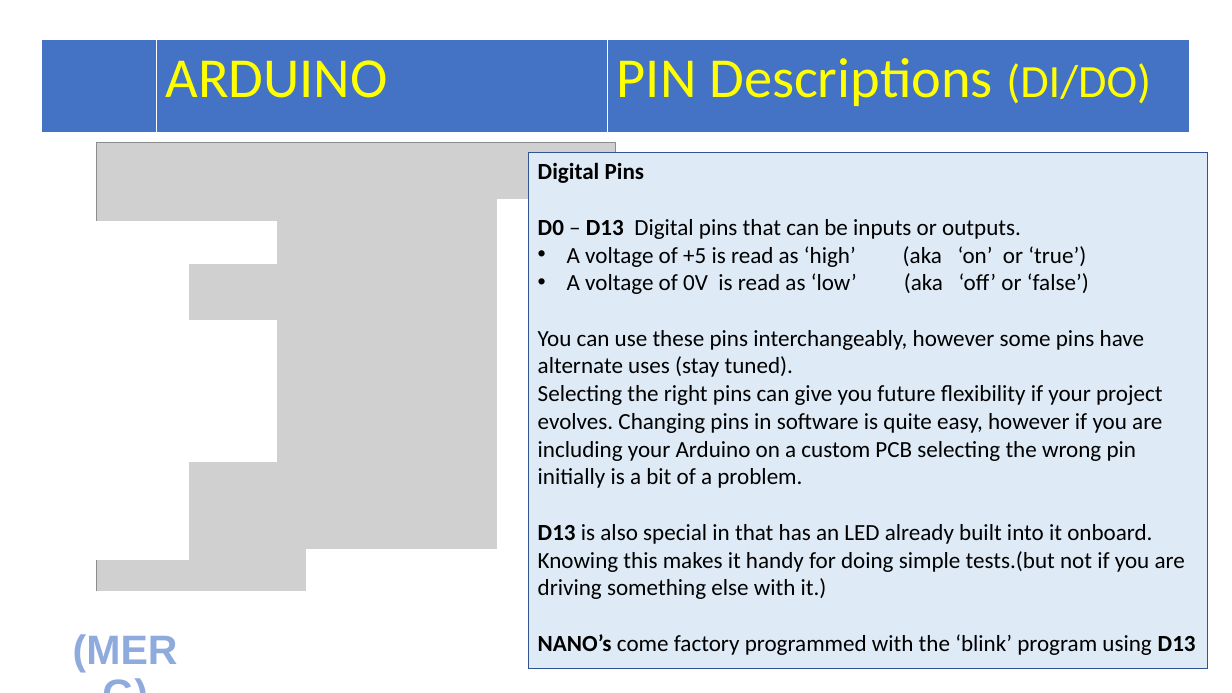
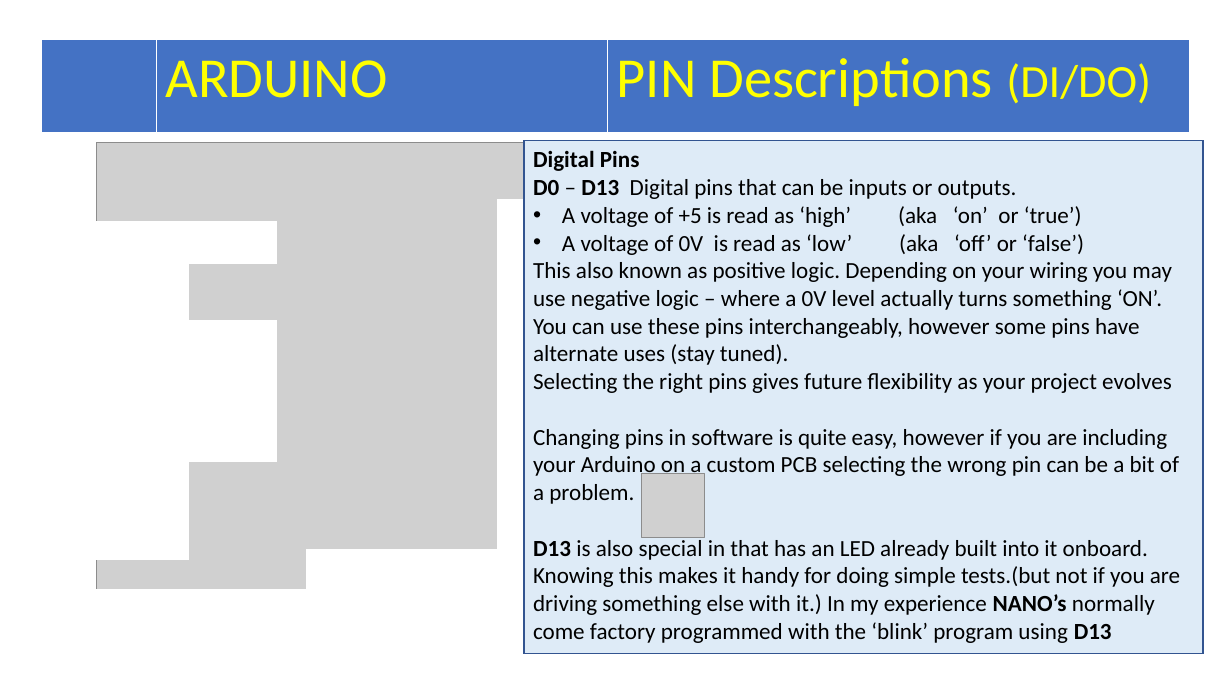
Before and after one commit to Alan-Lomax/MERG-SIG-Presentations, a slide deck: slide 8 of Arduino IO Compendium.pptx. Drawn at 1232x693 pixels with LibreOffice and Linux fonts; fonts in the diff are those of the drawing; grey boxes stand for pictures. Boxes give left, top, right and bottom in pixels: in the first picture for what was removed or moved away, otherwise in the second. Text is boxed around its words. In the diff, an @@ line names an element or a change of style, - is before the commit and + after.

Commit message:
Update Arduino IO Compendium.pptx
Including all of Sven's feedback.
Still to do: Servo testing

```diff
--- a/Arduino IO Compendium.pptx
+++ b/Arduino IO Compendium.pptx
@@ rectangle "Digital Pins": place and size @@
-rectangle "Digital Pins" at <box>529,152,1208,669</box>
+rectangle "Digital Pins" at <box>524,140,1203,653</box>
@@ text in rectangle at <box>533,262,1172,310</box>: paragraph added @@
+This also known as positive logic. Depending on your wiring you may use negative logic – where a 0V level actually turns something ‘ON’.
@@ text in rectangle at <box>533,373,1180,643</box>: text changed @@
-Selecting the right pins can give you future flexibility if your project evolves. Changing pins in software is quite easy, however if you are including your Arduino on a custom PCB selecting the wrong pin initially is a bit of a problem.
-D13 is also special in that has an LED already built into it onboard. Knowing this makes it handy for doing simple tests.(but not if you are driving something else with it.)
-NANO’s come factory programmed with the ‘blink’ program using D13
+Selecting the right pins gives future flexibility as your project evolves
+Changing pins in software is quite easy, however if you are including your Arduino on a custom PCB selecting the wrong pin can be a bit of a problem.
+D13 is also special in that has an LED already built into it onboard. Knowing this makes it handy for doing simple tests.(but not if you are driving something else with it.) In my experience NANO’s normally come factory programmed with the ‘blink’ program using D13
@@ picture added at <box>641,474,705,538</box> @@
@@ text removed at <box>56,625,193,681</box> @@
-(MERG)
```
Also in this commit, not shown: 30 other slides changed, 1 slide added.
